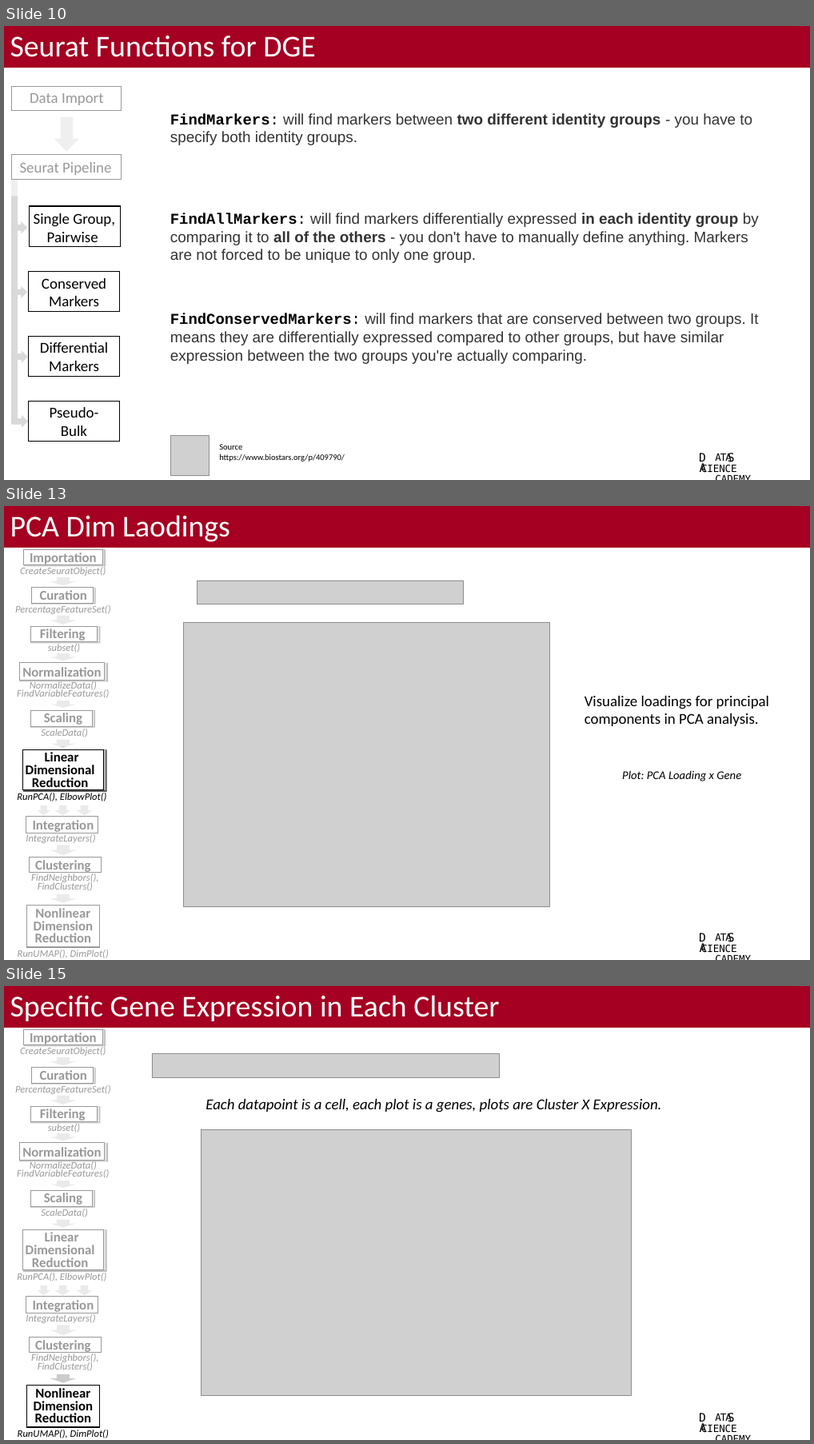
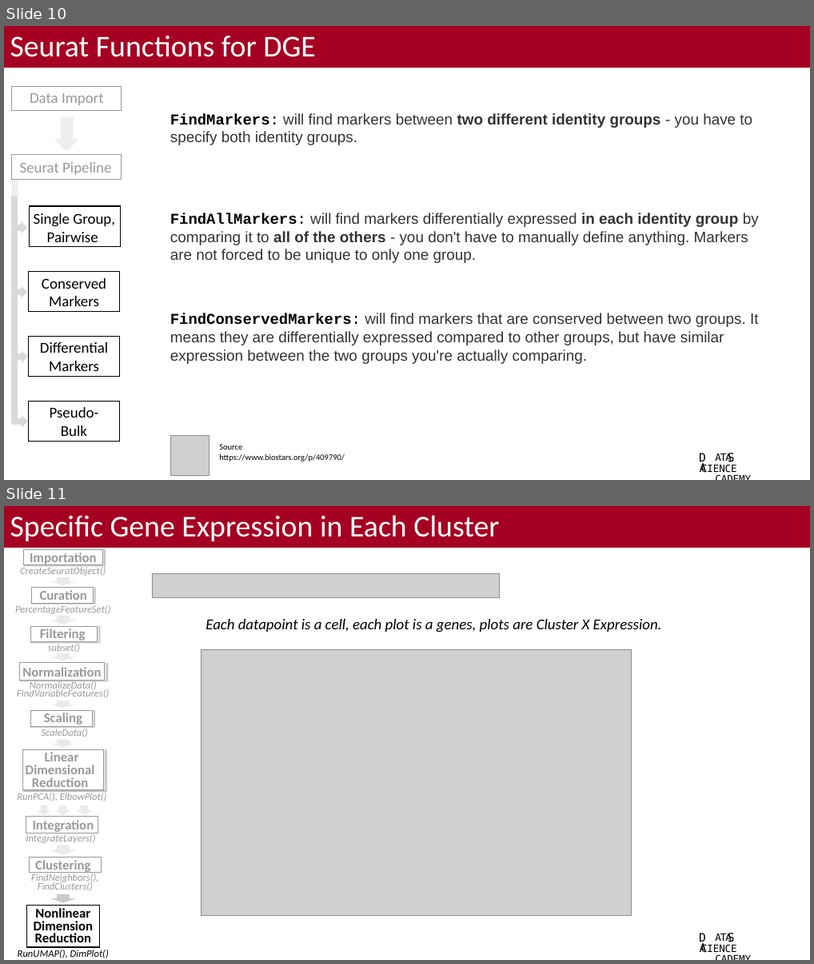
Before and after one commit to bacorli2/scrna_workshop, a slide deck: M5_Seurat_DGE_and_Exploratory/M5_Seurat_DGE_Exploratory.pptx. Shown one above the other, each under a label of ours: slides 10, 13 and 15 before the commit, slides 10 and 11 after it; the slides between them are not shown. The pictures are 814x1444 and 814x964 pixels, drawn with LibreOffice and Linux fonts; fonts in the diff are those of the drawing; grey boxes stand for pictures; background and template pictures are left out. Boxes give left, top, right and bottom in pixels: in the first picture for what was removed or moved away, otherwise in the second. Text is boxed around its words. In the diff, an @@ line names an element or a change of style, - is before the commit and + after.

```diff
--- a/M5_Seurat_DGE_and_Exploratory/M5_Seurat_DGE_Exploratory.pptx
+++ b/M5_Seurat_DGE_and_Exploratory/M5_Seurat_DGE_Exploratory.pptx
@@ slide 13 removed at bbox=[4, 506, 810, 960], background #FFFFFF; not listed: 53 template elements that a slide beside it also shows @@
@@ title removed at bbox=[4, 506, 810, 548] @@
-PCA Dim Laodings
@@ rectangle removed at bbox=[4, 548, 117, 746] @@
@@ picture removed at bbox=[197, 580, 464, 604] @@
@@ picture removed at bbox=[184, 622, 550, 907] @@
@@ text removed at bbox=[585, 696, 770, 726] @@
-Visualize loadings for principal
-components in PCA analysis.
@@ text removed at bbox=[622, 770, 742, 781] @@
-Plot: PCA Loading x Gene
@@ rectangle removed at bbox=[4, 804, 117, 960] @@
@@ what was slide 15 is now slide 11 @@
```
Also in this commit, not shown: 1 slide changed, 3 other slides removed, 6 other files.
